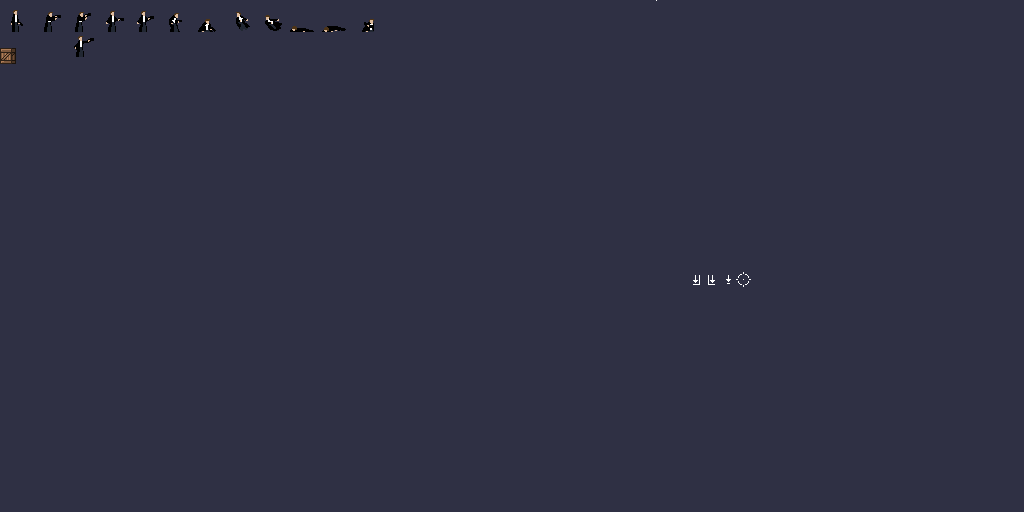
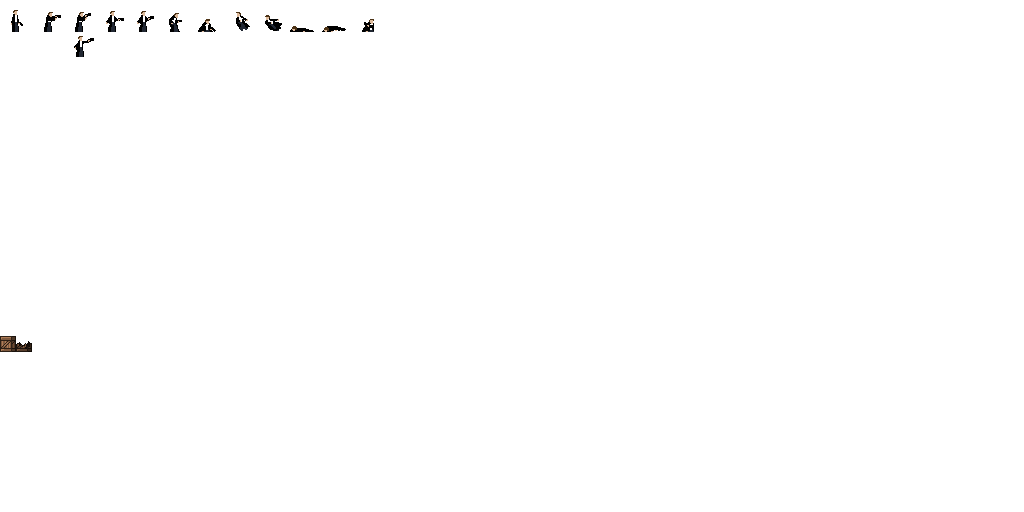
Layer changes from the first 1024px x 512px image to the second:
painted on "tiles" over <box>0,48,767,352</box>
hid "bg" over <box>0,0,1024,512</box>
